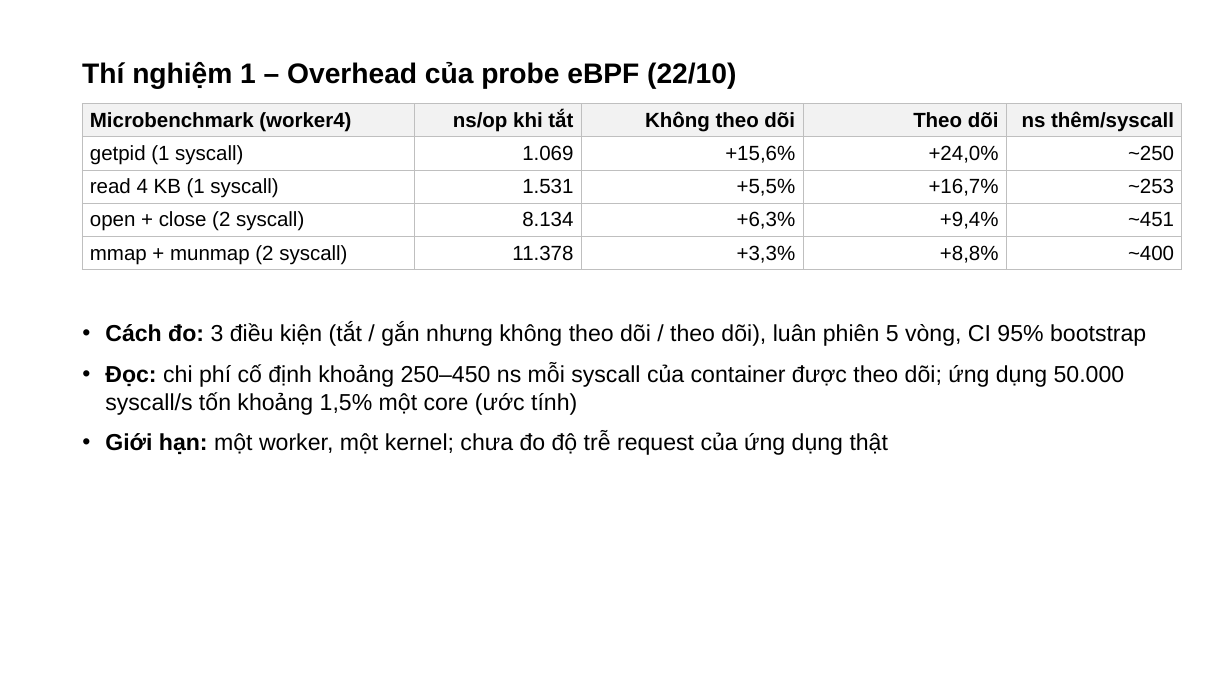
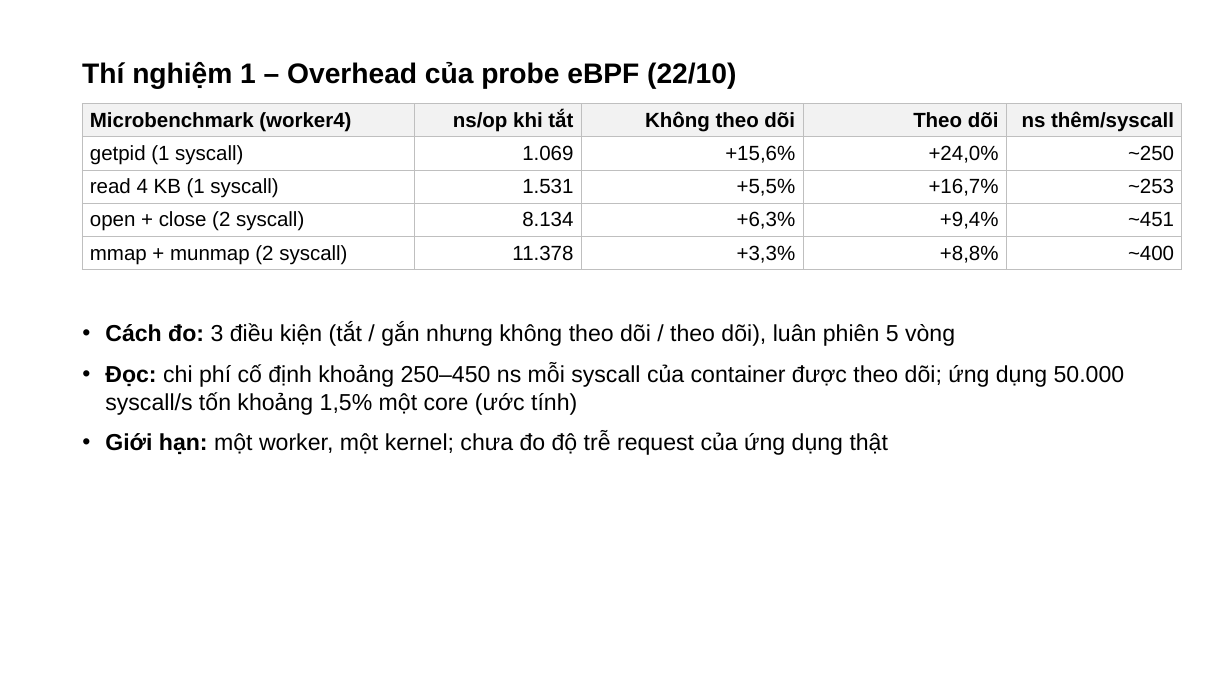
Before and after one commit to tndat-dev/eBPF-project, a slide deck: slide 11 of docs/Slide-runtime_security(23_10).pptx. Drawn at 1232x693 pixels with LibreOffice and Linux fonts; fonts in the diff are those of the drawing. Boxes give left, top, right and bottom in pixels: in the first picture for what was removed or moved away, otherwise in the second. Text is boxed around its words. In the diff, an @@ line names an element or a change of style, - is before the commit and + after.

```diff
--- a/docs/Slide-runtime_security(23_10).pptx
+++ b/docs/Slide-runtime_security(23_10).pptx
@@ text at (105, 323, 955, 346): text changed @@
-• Cách đo: 3 điều kiện (tắt / gắn nhưng không theo dõi / theo dõi), luân phiên 5 vòng, CI 95% bootstrap
+• Cách đo: 3 điều kiện (tắt / gắn nhưng không theo dõi / theo dõi), luân phiên 5 vòng
```
Also in this commit, not shown: 8 other slides changed, 2 slides added, 1 slide removed, 2 other files.
